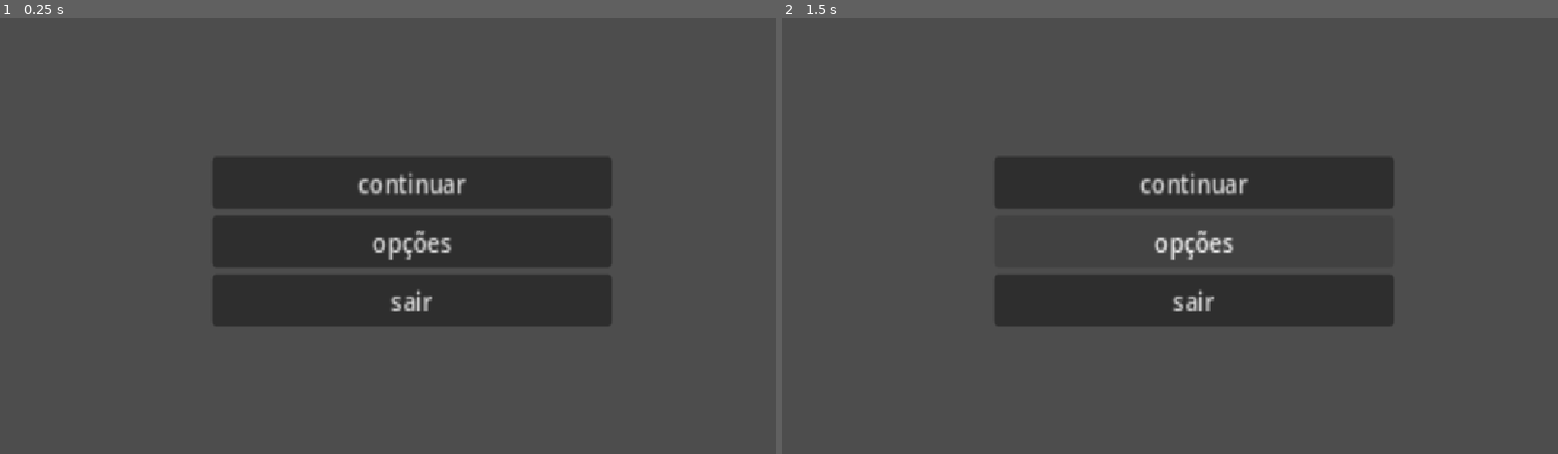
Above: before the commit, frames 1-2 (left to right).
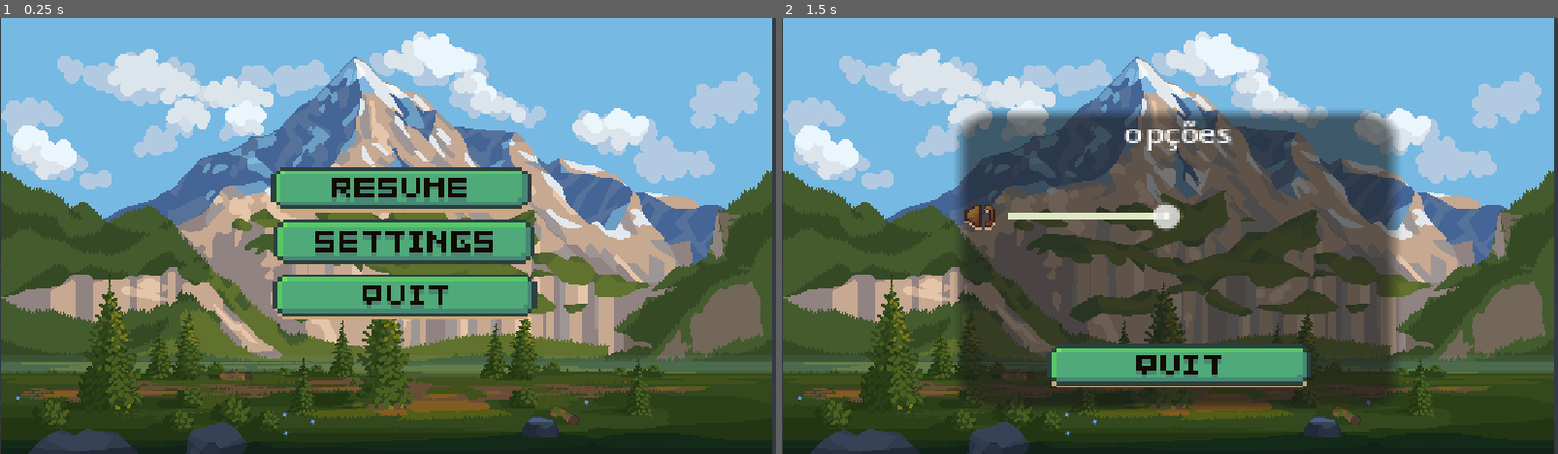
Above: after the commit, the same moments.

Repository: IamPedrin/gamejam-if-2026
Game: Godot game, scene res://main_menu.tscn
The game is run twice, just before and just after one commit, with the same random seed, the same clock (stepped at 60 frames per second) and the same inputs.
Inputs:
- Up to frame 1 (0.25 s): no input
- Up to frame 2 (1.5 s): click "continuar" at 0.5 s; click "opções" at 1.25 s

The runs differ from the first frame. In frame 1, 97% of the frame differs, in the area x 0-100%, y 0-100%; in frame 2, 91%.

Commit message:
N sei se está correto

Diff:
--- /dev/null
+++ b/control.gd
@@ -0,0 +1,11 @@
+extends Control
+
+
+# Called when the node enters the scene tree for the first time.
+func _ready() -> void:
+	pass # Replace with function body.
+
+
+# Called every frame. 'delta' is the elapsed time since the previous frame.
+func _process(delta: float) -> void:
+	pass
--- /dev/null
+++ b/control.tscn
@@ -0,0 +1,28 @@
+[gd_scene format=3 uid="uid://0hsjo1u310sf"]
+
+[sub_resource type="StyleBoxFlat" id="StyleBoxFlat_xrivr"]
+bg_color = Color(0, 0.5756544, 0.96715814, 1)
+corner_radius_top_left = 7
+corner_radius_top_right = 7
+corner_radius_bottom_right = 7
+corner_radius_bottom_left = 7
+corner_detail = 10
+
+[node name="Control" type="Control" unique_id=278144372]
+layout_mode = 3
+anchors_preset = 15
+anchor_right = 1.0
+anchor_bottom = 1.0
+grow_horizontal = 2
+grow_vertical = 2
+
+[node name="Button" type="Button" parent="." unique_id=1913456126]
+layout_mode = 0
+offset_left = 483.0
+offset_top = 162.0
+offset_right = 543.0
+offset_bottom = 186.0
+scale = Vector2(3.5408666, 2.5320976)
+theme_override_font_sizes/font_size = 11
+theme_override_styles/normal = SubResource("StyleBoxFlat_xrivr")
+text = "continuar"
--- a/main_menu.gd
+++ b/main_menu.gd
@@ -1,6 +1,34 @@
 extends Control
 
-@export_file("*.tscn") var cena_do_jogo : String
+@export_file("*.tscn") var cena_do_jogo: String
+
+func _ready() -> void:
+	var main_buttons = get_node_or_null("MainButtons")
+	var options = get_node_or_null("Panel")
+	var slider = get_node_or_null("Panel/HSlider")
+
+	print("MainButtons encontrado: ", main_buttons != null)
+	print("Panel encontrado: ", options != null)
+	print("HSlider encontrado: ", slider != null)
+
+	if main_buttons:
+		main_buttons.visible = true
+
+	if options:
+		options.visible = false
+
+	if slider:
+		slider.mouse_filter = Control.MOUSE_FILTER_STOP
+
+	print("MainButtons encontrado: ", main_buttons != null)
+	print("Panel encontrado: ", options != null)
+
+	if main_buttons:
+		main_buttons.visible = true
+
+	if options:
+		options.visible = false
+
 
 func _on_playbutton_pressed() -> void:
 	if cena_do_jogo != "":
@@ -8,8 +36,28 @@
 	else:
 		print("Aviso: Selecione a cena do jogo no Inspetor!")
 
+
 func _on_optionsbutton_pressed() -> void:
-	print("Menu de opções clicado!")
+	var main_buttons = get_node_or_null("MainButtons")
+	var options = get_node_or_null("Panel")
+
+	if main_buttons:
+		main_buttons.visible = false
+
+	if options:
+		options.visible = true
+
 
 func _on_quitbutton_pressed() -> void:
-	get_tree().quit() # Fecha o jogo
+	get_tree().quit()
+
+
+func _on_back_button_pressed() -> void:
+	var main_buttons = get_node_or_null("MainButtons")
+	var options = get_node_or_null("Panel")
+
+	if main_buttons:
+		main_buttons.visible = true
+
+	if options:
+		options.visible = false
--- a/main_menu.tscn
+++ b/main_menu.tscn
@@ -1,6 +1,23 @@
 [gd_scene format=3 uid="uid://crtc4wsehmlrb"]
 
 [ext_resource type="Script" uid="uid://bfl3cyvplu7dt" path="res://main_menu.gd" id="1_06t4h"]
+[ext_resource type="Texture2D" uid="uid://d4g2altpl4ik8" path="res://Buttons.png" id="2_7vrkn"]
+[ext_resource type="Texture2D" uid="uid://cgjnggxb4q38o" path="res://kauaUI/o5_rK3.png" id="2_fu7sn"]
+[ext_resource type="AudioStream" uid="uid://cu6aslk2asjf8" path="res://kauaUI/Morning in the Storybook Village.mp3" id="4_glbon"]
+[ext_resource type="Texture2D" uid="uid://c8go5re4xcu0o" path="res://kauaUI/Buttons.png" id="4_nlkkf"]
+
+[sub_resource type="StyleBoxEmpty" id="StyleBoxEmpty_tg2s5"]
+
+[sub_resource type="StyleBoxEmpty" id="StyleBoxEmpty_7vrkn"]
+
+[sub_resource type="StyleBoxEmpty" id="StyleBoxEmpty_jix8l"]
+
+[sub_resource type="StyleBoxLine" id="StyleBoxLine_13qdw"]
+color = Color(0.8756708, 0.9036613, 0.7700984, 1)
+grow_begin = 70.0
+thickness = 4
+
+[sub_resource type="StyleBoxFlat" id="StyleBoxFlat_8qtwp"]
 
 [node name="main menu" type="Control" unique_id=1839881705]
 layout_mode = 3
@@ -12,33 +29,136 @@
 script = ExtResource("1_06t4h")
 cena_do_jogo = "uid://crtc4wsehmlrb"
 
-[node name="VBoxContainer" type="VBoxContainer" parent="." unique_id=1004836333]
+[node name="O5RK3" type="Sprite2D" parent="." unique_id=639237823]
+position = Vector2(574, 317)
+scale = Vector2(0.66218567, 0.6849012)
+texture = ExtResource("2_fu7sn")
+
+[node name="MainButtons" type="VBoxContainer" parent="." unique_id=1004836333]
 layout_mode = 1
 anchors_preset = 8
 anchor_left = 0.5
 anchor_top = 0.5
 anchor_right = 0.5
 anchor_bottom = 0.5
-offset_left = -261.0
-offset_top = -118.0
+offset_left = -161.0
+offset_top = -95.0
 offset_right = 19.0
-offset_bottom = 82.0
+offset_bottom = 15.0
 grow_horizontal = 2
 grow_vertical = 2
-scale = Vector2(2.119, 2.5)
+scale = Vector2(2.0071187, 2.566401)
+theme_override_constants/separation = 7
 
-[node name="playbutton" type="Button" parent="VBoxContainer" unique_id=572099173]
+[node name="PlayButton" type="Button" parent="MainButtons" unique_id=572099173]
 layout_mode = 2
+theme_override_styles/normal = SubResource("StyleBoxEmpty_tg2s5")
 text = "continuar"
 
-[node name="optionsbutton" type="Button" parent="VBoxContainer" unique_id=933783719]
+[node name="Sprite2D" type="Sprite2D" parent="MainButtons/PlayButton" unique_id=235396587]
+position = Vector2(100.64179, 11.299871)
+scale = Vector2(3.4420662, 2.2104292)
+texture = ExtResource("2_7vrkn")
+vframes = 13
+region_enabled = true
+region_rect = Rect2(5, 273, 78, 194)
+
+[node name="OptionsButton" type="Button" parent="MainButtons" unique_id=933783719]
 layout_mode = 2
+theme_override_styles/normal = SubResource("StyleBoxEmpty_7vrkn")
 text = "opções"
 
-[node name="quitbutton" type="Button" parent="VBoxContainer" unique_id=683025617]
+[node name="Sprite2D" type="Sprite2D" parent="MainButtons/OptionsButton" unique_id=178449164]
+position = Vector2(96.157745, 7.796113)
+scale = Vector2(3.458384, 2.356799)
+texture = ExtResource("2_7vrkn")
+vframes = 12
+region_enabled = true
+region_rect = Rect2(5, 303.62094, 74.247154, 163.37906)
+
+[node name="QuitButton" type="Button" parent="MainButtons" unique_id=683025617]
 layout_mode = 2
+theme_override_styles/normal = SubResource("StyleBoxEmpty_jix8l")
 text = "sair"
 
-[connection signal="pressed" from="VBoxContainer/playbutton" to="." method="_on_playbutton_pressed"]
-[connection signal="pressed" from="VBoxContainer/optionsbutton" to="." method="_on_optionsbutton_pressed"]
-[connection signal="pressed" from="VBoxContainer/quitbutton" to="." method="_on_quitbutton_pressed"]
+[node name="Sprite2D" type="Sprite2D" parent="MainButtons" unique_id=1443563815]
+position = Vector2(96.65596, 70.13712)
+scale = Vector2(3.4928372, 2.2665563)
+texture = ExtResource("2_7vrkn")
+vframes = 11
+region_enabled = true
+region_rect = Rect2(5, 400.6021, 74.247154, 140.5951)
+
+[node name="Panel" type="Panel" parent="." unique_id=2097284117]
+layout_mode = 0
+offset_left = 266.0
+offset_top = 142.0
+offset_right = 306.0
+offset_bottom = 182.0
+scale = Vector2(16.073502, 10.928598)
+
+[node name="Label" type="Label" parent="Panel" unique_id=694659779]
+layout_mode = 0
+offset_left = 14.744764
+offset_top = 0.09150308
+offset_right = 69.74477
+offset_bottom = 23.091503
+scale = Vector2(0.17956103, 0.2275604)
+text = "opções"
+
+[node name="HSlider" type="HSlider" parent="Panel" unique_id=793670516]
+layout_mode = 1
+anchors_preset = 8
+anchor_left = 0.5
+anchor_top = 0.5
+anchor_right = 0.5
+anchor_bottom = 0.5
+offset_left = -2.393383
+offset_top = -8.013103
+offset_right = 2.7942352
+offset_bottom = 7.9868965
+grow_horizontal = 2
+grow_vertical = 2
+scale = Vector2(0.19473474, 0.2510239)
+theme_override_styles/slider = SubResource("StyleBoxLine_13qdw")
+theme_override_styles/grabber_area = SubResource("StyleBoxFlat_8qtwp")
+max_value = 1.5
+step = 0.001
+value = 0.5
+
+[node name="Buttons" type="Sprite2D" parent="Panel" unique_id=1973165227]
+position = Vector2(1.6175686, 14.091469)
+scale = Vector2(0.22021492, 0.28896433)
+texture = ExtResource("4_nlkkf")
+hframes = 3
+vframes = 9
+region_enabled = true
+region_rect = Rect2(269.23254, 448.69162, 51.53647, 152.12576)
+
+[node name="BackButton" type="Button" parent="Panel" unique_id=1256438561]
+layout_mode = 0
+offset_left = 10.451986
+offset_top = 31.568552
+offset_right = 56.45199
+offset_bottom = 54.56855
+scale = Vector2(0.47163877, 0.19441226)
+theme_override_styles/normal = SubResource("StyleBoxEmpty_jix8l")
+text = "back"
+
+[node name="Sprite2D" type="Sprite2D" parent="Panel/BackButton" unique_id=888181493]
+position = Vector2(22.556728, 9.883972)
+scale = Vector2(0.9238664, 2.6168077)
+texture = ExtResource("2_7vrkn")
+vframes = 11
+region_enabled = true
+region_rect = Rect2(5, 400.6021, 74.247154, 140.5951)
+
+[node name="AudioStreamPlayer" type="AudioStreamPlayer" parent="." unique_id=615628074]
+stream = ExtResource("4_glbon")
+autoplay = true
+
+[connection signal="pressed" from="MainButtons/PlayButton" to="." method="_on_playbutton_pressed"]
+[connection signal="pressed" from="MainButtons/OptionsButton" to="." method="_on_optionsbutton_pressed"]
+[connection signal="pressed" from="MainButtons/QuitButton" to="." method="_on_quitbutton_pressed"]
+[connection signal="changed" from="Panel/HSlider" to="." method="_on_h_slider_changed"]
+[connection signal="pressed" from="Panel/BackButton" to="." method="_on_back_button_pressed"]
--- /dev/null
+++ b/menuinicial.gd
@@ -0,0 +1,15 @@
+extends Control
+
+@export_file("*.tscn") var cena_do_jogo : String
+
+func _on_playbutton_pressed() -> void:
+	if cena_do_jogo != "":
+		get_tree().change_scene_to_file(cena_do_jogo)
+	else:
+		print("Aviso: Selecione a cena do jogo no Inspetor!")
+
+func _on_optionsbutton_pressed() -> void:
+	print("Menu de opções clicado!")
+
+func _on_quitbutton_pressed() -> void:
+	get_tree().quit() # Fecha o jogo
--- /dev/null
+++ b/optionsmenu.tscn
@@ -0,0 +1,21 @@
+[gd_scene format=3 uid="uid://bkcdafxcqkahd"]
+
+[ext_resource type="Texture2D" uid="uid://d4g2altpl4ik8" path="res://Buttons.png" id="1_gtb43"]
+
+[node name="optionsmenu" type="Control" unique_id=1726130285]
+layout_mode = 3
+anchors_preset = 15
+anchor_right = 1.0
+anchor_bottom = 1.0
+grow_horizontal = 2
+grow_vertical = 2
+
+[node name="Button" type="Button" parent="." unique_id=933355355]
+layout_mode = 0
+offset_right = 8.0
+offset_bottom = 8.0
+
+[node name="Buttons" type="Sprite2D" parent="." unique_id=1042882549]
+position = Vector2(490, 335.00006)
+scale = Vector2(1.545904, 1.7750717)
+texture = ExtResource("1_gtb43")
--- a/project.godot
+++ b/project.godot
@@ -15,6 +15,10 @@
 config/features=PackedStringArray("4.7", "Forward Plus")
 config/icon="res://icon.svg"
 
+[audio]
+
+buses/default_bus_layout=""
+
 [display]
 
 window/stretch/mode="canvas_items"
@@ -26,4 +30,5 @@
 
 [rendering]
 
+textures/canvas_textures/default_texture_filter=0
 rendering_device/driver.windows="d3d12"
--- /dev/null
+++ b/sprite_2d.tscn
@@ -0,0 +1,7 @@
+[gd_scene format=3 uid="uid://cgsgrtemiqikn"]
+
+[ext_resource type="Texture2D" uid="uid://c8go5re4xcu0o" path="res://kauaUI/Buttons.png" id="2_mehiu"]
+
+[node name="Buttons" type="Sprite2D" unique_id=100065419]
+position = Vector2(398, 269)
+texture = ExtResource("2_mehiu")
Binary file added: Buttons.png
Not shown, added: Buttons.png.import
Not shown, added: control.gd.uid
Binary file added: kauaUI/Buttons.png
Not shown, added: kauaUI/Buttons.png.import
Not shown, added: kauaUI/Morning in the Storybook Village.mp3.import
Binary file added: kauaUI/o5_rK3.png
Not shown, added: kauaUI/o5_rK3.png.import
Not shown, added: kauaUI/yPmlPNe9extT2AVsv90hOKmn.jpg.import
Not shown, added: menuinicial.gd.uid
Not shown, changed: .gitignore
Not shown, added: kauaUI/Morning in the Storybook Village.mp3
